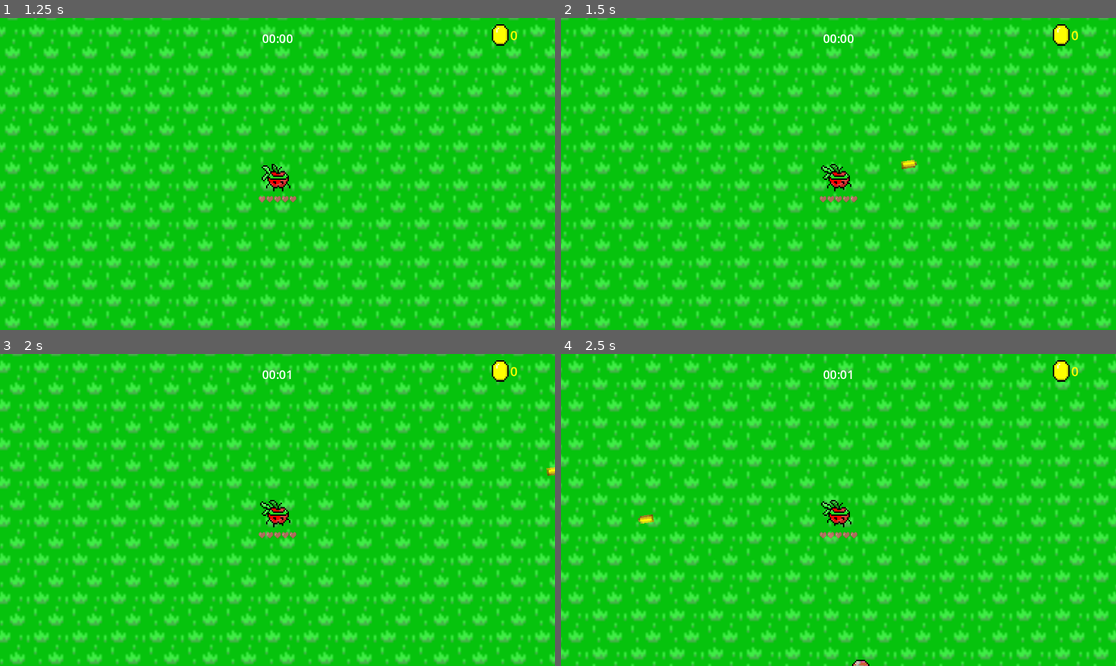
Above: before the commit, frames 1-4 (two rows, left to right).
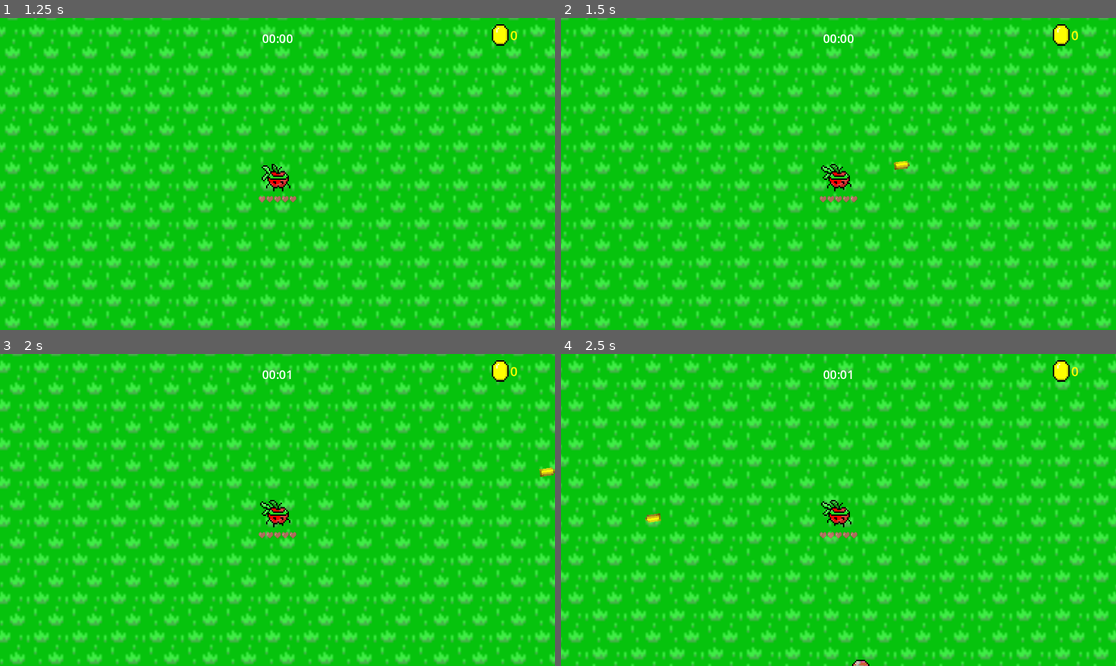
Above: after the commit, the same moments.

Repository: felixtjahyadi/halustudio
Game: Godot game, scene res://scenes/Utils/title.tscn
Same seed, same stepped clock (60 frames per second), same inputs: the game is played once before the commit and once after it. Sound files missing from this copy of the repository are replaced by a short silence.
Inputs (mouse positions are in pixels of both pictures, inside the frame that each line leads up to):
- Up to frame 1 (1.25 s): click "Play" at 0.5 s
- Up to frame 2 (1.5 s): tap Enter at 1.25 s; move the mouse to (960, 158) at 1.27 s; hold D (right) from 1.28 s (still down); click (960, 158) at 1.35 s
- Up to frame 3 (2 s): keep holding D (right)
- Up to frame 4 (2.5 s): move the mouse to (727, 525) at 2.02 s; release D (right) at 2.03 s; hold S (down) from 2.03 s (still down); click (727, 525) at 2.1 s

Frame 1 is identical in both runs. In frame 2, less than 0.1% of the frame differs, in the area x 59-65%, y 45-49%; in frame 3, less than 0.1%; in frame 4, less than 0.1%.

Commit message:
refactor: change projectile spawn position set up

Diff:
--- a/scenes/Player/player.tscn
+++ b/scenes/Player/player.tscn
@@ -7,7 +7,7 @@
 [ext_resource type="Texture2D" uid="uid://bq38uuoqahboy" path="res://assets/Icon/hp_bar.png" id="5_n86ik"]
 [ext_resource type="PackedScene" uid="uid://by60aag4ff5ly" path="res://scenes/Utils/button.tscn" id="6_b0kyk"]
 [ext_resource type="Texture2D" uid="uid://drj12skd22c7b" path="res://assets/Enemy/insuranceguy.png" id="6_s6ljq"]
-[ext_resource type="Script" path="res://scenes/Skill/Shoot/shoot_skill.gd" id="8_c4u1l"]
+[ext_resource type="PackedScene" uid="uid://b0r0h3qbro2im" path="res://scenes/Skill/Shoot/shoot_skill.tscn" id="8_16uom"]
 [ext_resource type="PackedScene" uid="uid://otyaqrxusqei" path="res://scenes/Skill/Shoot/Projectile/bullet.tscn" id="9_h5qbh"]
 
 [sub_resource type="AtlasTexture" id="AtlasTexture_w1jvf"]
@@ -271,12 +271,8 @@
 process_mode = 3
 volume_db = -10.0
 
-[node name="ShootSkill" type="Node2D" parent="." groups=["player"]]
-script = ExtResource("8_c4u1l")
+[node name="ShootSkill" parent="." instance=ExtResource("8_16uom")]
 projectile_scene = ExtResource("9_h5qbh")
-
-[node name="ProjectileSpawnPosition" type="Marker2D" parent="ShootSkill"]
-position = Vector2(20, 0)
 
 [connection signal="hurt" from="HurtBox" to="." method="_on_hurt_box_hurt"]
 [connection signal="timeout" from="Attack/JuiceBoxTimer" to="." method="_on_juice_box_timer_timeout"]
--- a/scenes/Player/player_projectile.tscn
+++ b/scenes/Player/player_projectile.tscn
@@ -1,8 +1,7 @@
-[gd_scene load_steps=5 format=3 uid="uid://cu33rde0hnixg"]
+[gd_scene load_steps=4 format=3 uid="uid://cu33rde0hnixg"]
 
 [ext_resource type="Script" path="res://scripts/player_projectile.gd" id="1_1vxxn"]
 [ext_resource type="Texture2D" uid="uid://catnbvhli7a3h" path="res://assets/Player/juice.png" id="2_jb73q"]
-[ext_resource type="AudioStream" uid="uid://pjkaglcjpxly" path="res://assets/Audio/throw.mp3" id="3_ihvpj"]
 
 [sub_resource type="RectangleShape2D" id="RectangleShape2D_gs5ii"]
 size = Vector2(10, 14)
@@ -28,7 +27,6 @@
 autostart = true
 
 [node name="AudioStreamPlayer" type="AudioStreamPlayer" parent="."]
-stream = ExtResource("3_ihvpj")
 volume_db = -20.0
 autoplay = true
 
--- a/scenes/Skill/Shoot/shoot_skill.gd
+++ b/scenes/Skill/Shoot/shoot_skill.gd
@@ -6,8 +6,14 @@
 @export var projectile_speed: int = 1000
 @export var projectile_delay_second: float = 0.25
 @export var projectile_range: int = 600
+@export var projectile_spawn_offset: float = 15
 
 var can_shoot = true
+
+func _ready():
+	var transform = Transform2D()
+	transform.origin = Vector2(projectile_spawn_offset, 0)
+	projectileSpawnPosition.transform = transform
 
 func _process(delta):
 	handle_shoot()
